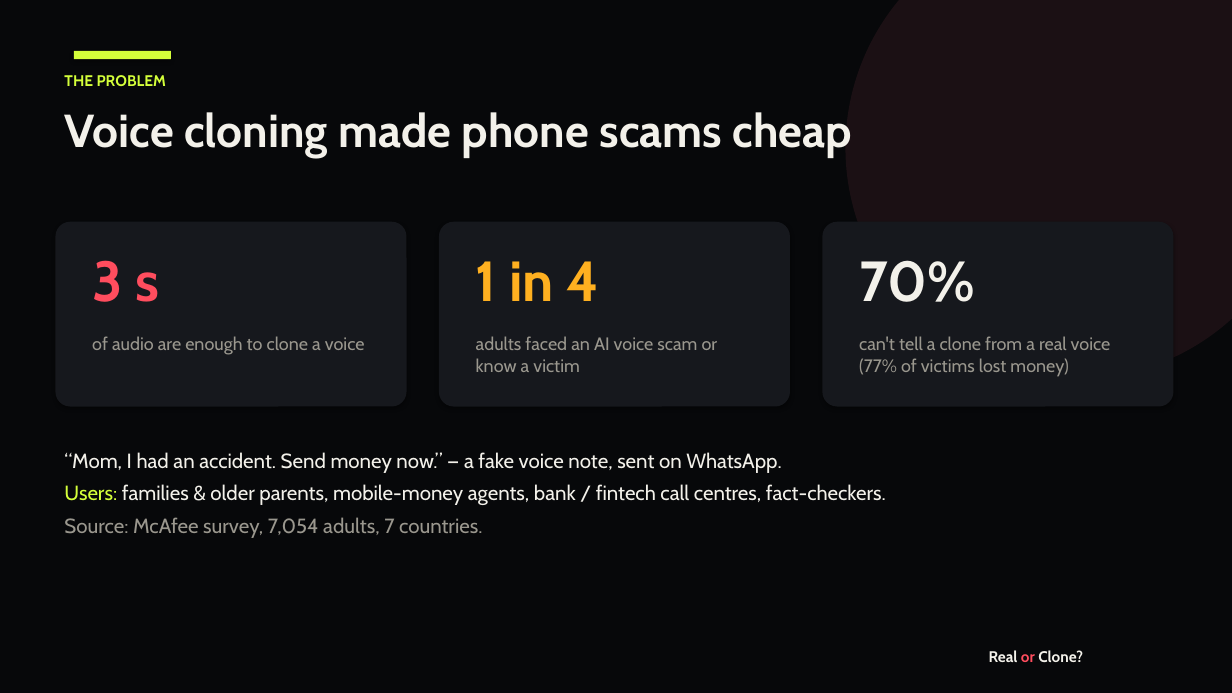
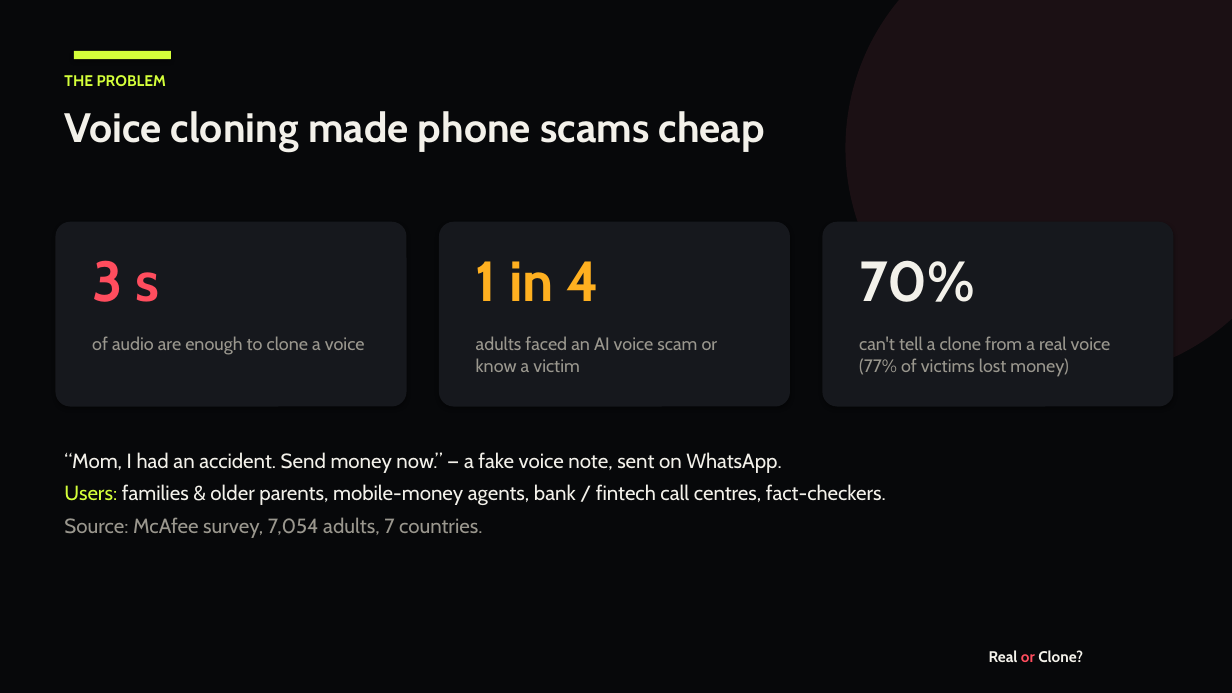
Before and after one commit to ilyasdaoudrma/real-or-clone, a slide deck: slide 2 of docs/Real-or-Clone.pptx. Drawn at 1232x693 pixels with LibreOffice and Linux fonts; fonts in the diff are those of the drawing. Boxes give left, top, right and bottom in pixels: in the first picture for what was removed or moved away, otherwise in the second. Text is boxed around its words. In the diff, an @@ line names an element or a change of style, - is before the commit and + after.

```diff
--- a/docs/Real-or-Clone.pptx
+++ b/docs/Real-or-Clone.pptx
@@ text "Voice cloning made phone scams ..." at (x1=64, y1=111, x2=765, y2=152): size 36 to 32 pt @@
```
Also in this commit, not shown: 8 other slides changed, 9 other files.
